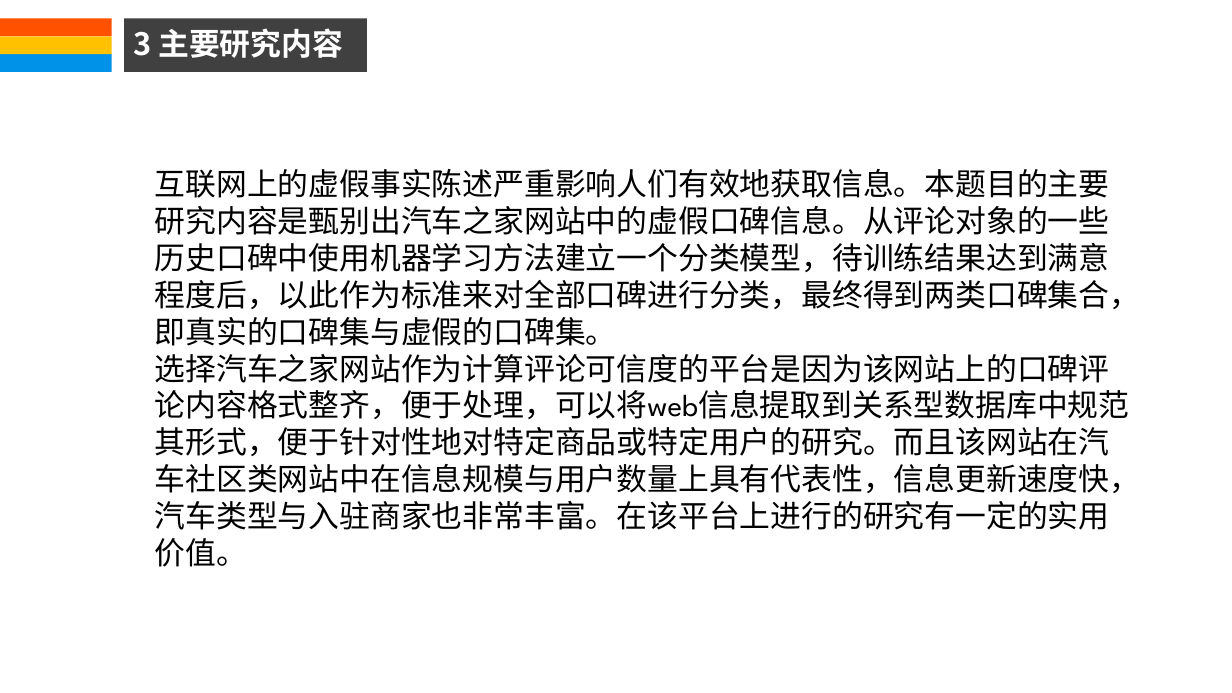
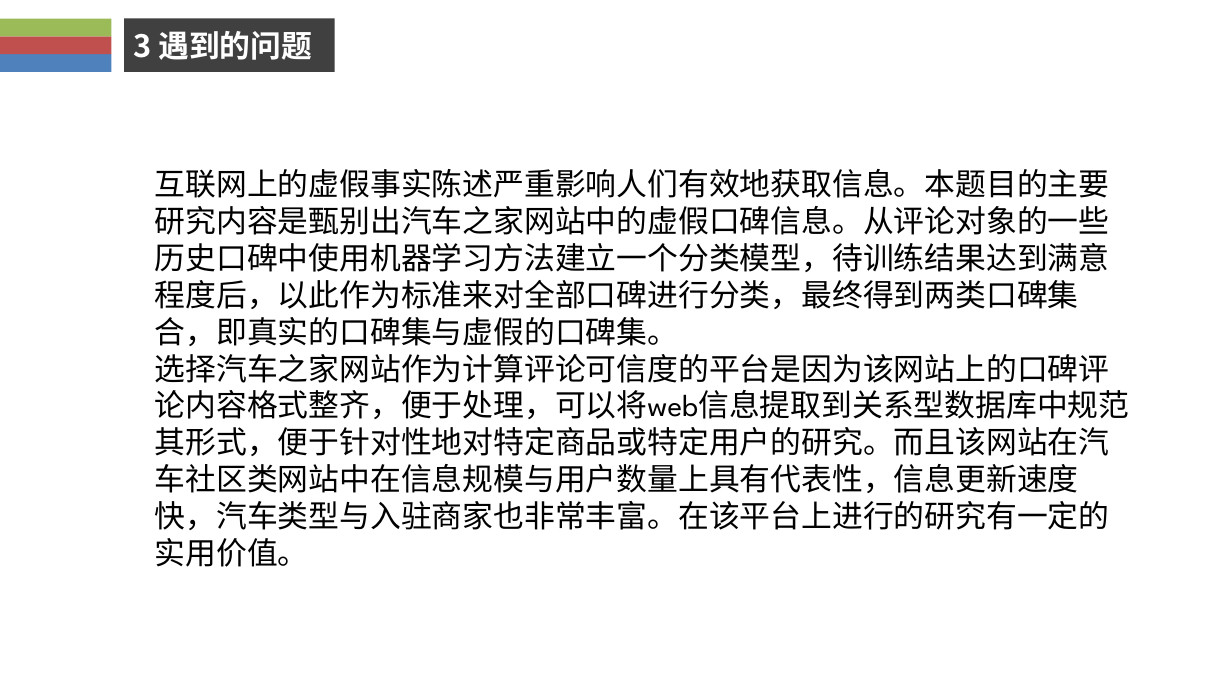
Before and after one commit to weiazm/GraduateProject, a slide deck: slide 14 of words/开题答辩.pptx (slide 10 before the commit). Drawn at 1232x693 pixels with LibreOffice and Linux fonts; fonts in the diff are those of the drawing; background and template pictures are left out. Boxes give left, top, right and bottom in pixels: in the first picture for what was removed or moved away, otherwise in the second. Text is boxed around its words. In the diff, an @@ line names an element or a change of style, - is before the commit and + after.

```diff
--- a/words/开题答辩.pptx
+++ b/words/开题答辩.pptx
@@ rectangle at <box>0,18,112,36</box>: fill #FF5100 to #9BBB59 @@
@@ text removed at <box>124,18,367,72</box> @@
-3 主要研究内容
@@ rectangle added at <box>124,18,335,72</box>, fill #404040, 24 pt, text #FFFFFF, bold @@
+3 遇到的问题
@@ rectangle at <box>0,55,112,72</box>: fill #0092E8 to #4F81BD @@
@@ rectangle at <box>0,37,112,55</box>: fill #FFC100 to #C0504D @@
@@ text "互联网上的虚假事实陈述严重影响人们有效地获取信息。本题目的主要研究内容是甄别出汽车之家网站中的虚假口碑信息。从评论对象的 ..." rewrapped from <box>155,169,1141,567</box> to <box>155,169,1130,567</box> @@
```
Also in this commit, not shown: 10 other slides changed, 12 slides added, 10 slides removed, 5 other files.
